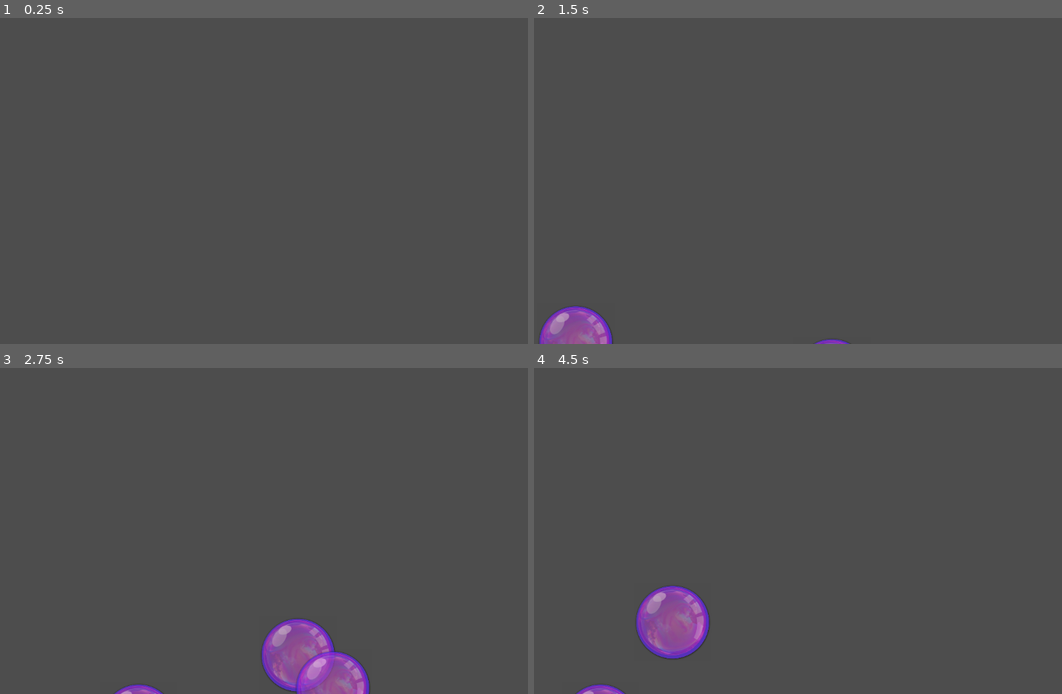
Above: before the commit, frames 1-4 (two rows, left to right).
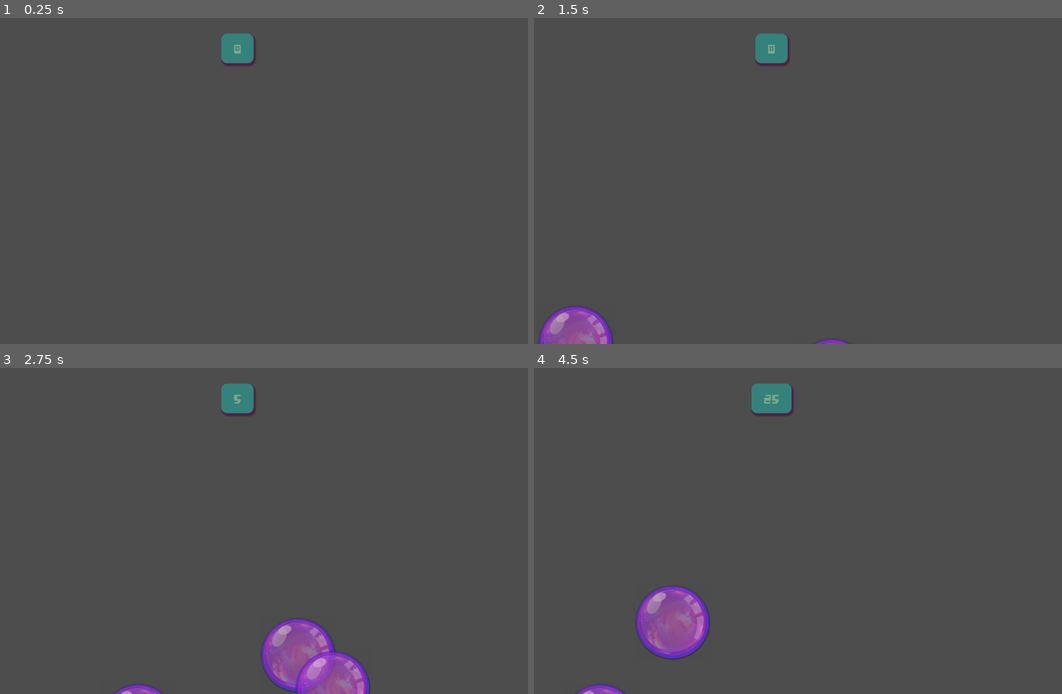
Above: after the commit, the same moments.

Repository: unblinky/bubble-pop
Game: Godot game, scene res://Main/Main.tscn
Two runs of this game, one before a commit and one after it. Both use one fixed random seed, a clock stepped at 60 frames per second and the inputs below.
Inputs (mouse positions are in pixels of both pictures, inside the frame that each line leads up to):
- Up to frame 1 (0.25 s): no input
- Up to frame 2 (1.5 s): tap Enter at 0.5 s; move the mouse to (898, 164) at 0.52 s; click (898, 164) at 0.67 s; move the mouse to (655, 197) at 1.27 s; click (655, 197) at 1.42 s
- Up to frame 3 (2.75 s): move the mouse to (42, 664) at 2.02 s; click (42, 664) at 2.17 s
- Up to frame 4 (4.5 s): move the mouse to (829, 654) at 2.77 s; click (829, 654) at 2.92 s; move the mouse to (866, 645) at 3.52 s; click (866, 645) at 3.67 s; move the mouse to (676, 667) at 4.27 s; click (676, 667) at 4.42 s

The runs differ from the first frame. In frame 1, 0.6% of the frame differs, in the area x 41-49%, y 4-15%; in frame 2, 0.6%; in frame 3, 0.6%; in frame 4, 0.8%, in the area x 41-50%, y 4-15%.

Commit message:
Added scoreboard.

Diff:
--- a/Code/Bubble/Bubble.gd
+++ b/Code/Bubble/Bubble.gd
@@ -3,6 +3,7 @@
 
 var main: Main
 var speed: float = -112 # px / sec.
+var point_value: int = 1
 
 func _ready() -> void:
 	input_event.connect(on_clicked)
@@ -21,6 +22,7 @@
 				print("Mouse down.")
 				main.sfx.play()
 				main.sfx.pitch_scale = randf_range(0.8, 1.2)
+				main.update_scoreboard(point_value)
 				queue_free()
 			else:
 				print("Mouse up.")
--- a/Code/Main/Main.gd
+++ b/Code/Main/Main.gd
@@ -4,15 +4,24 @@
 const BUBBLE = preload("res://Bubble/Bubble.tscn")
 @onready var timer: Timer = $Timer
 @onready var sfx: AudioStreamPlayer2D = $Sfx
+@onready var score_ui: Label = $Scoreboard/ScoreUI
+
+var score: int = 0 # Place to load save file.
 
 func _ready() -> void:
+	update_scoreboard(0)
 	timer.timeout.connect(on_timed_out)
 
 func spawn_bubble():
 	var bubble: Bubble = BUBBLE.instantiate()
 	bubble.position = Vector2(randi_range(0, get_viewport().size.x), get_viewport().size.y + 100)
 	bubble.main = self
+	bubble.point_value = 5
 	add_child(bubble)
 
 func on_timed_out():
 	spawn_bubble()
+
+func update_scoreboard(delta_score):
+	score += delta_score
+	score_ui.text = str(score)
--- a/Code/Main/Main.tscn
+++ b/Code/Main/Main.tscn
@@ -2,6 +2,26 @@
 
 [ext_resource type="Script" uid="uid://dsvtwfd3gubw8" path="res://Main/Main.gd" id="1_lxy7q"]
 [ext_resource type="AudioStream" uid="uid://balcbhw5gj1bf" path="res://Sfx/pop_03.wav" id="2_83ytx"]
+[ext_resource type="FontFile" uid="uid://dhes6cbhxkqev" path="res://Fonts/heav.ttf" id="3_amygn"]
+
+[sub_resource type="StyleBoxFlat" id="StyleBoxFlat_amygn"]
+content_margin_left = 24.0
+content_margin_top = 12.0
+content_margin_right = 24.0
+content_margin_bottom = 12.0
+bg_color = Color(0.20256597, 0.50787264, 0.48400062, 1)
+corner_radius_top_left = 12
+corner_radius_top_right = 12
+corner_radius_bottom_right = 12
+corner_radius_bottom_left = 12
+shadow_color = Color(0.31569058, 0.011879055, 0.23795673, 0.6)
+shadow_size = 4
+shadow_offset = Vector2(2.26, 3.735)
+
+[sub_resource type="LabelSettings" id="LabelSettings_ps1la"]
+font = ExtResource("3_amygn")
+font_size = 30
+font_color = Color(0.50116336, 0.6496666, 0.54031557, 1)
 
 [node name="Main" type="Node" unique_id=382151424]
 script = ExtResource("1_lxy7q")
@@ -12,3 +32,20 @@
 
 [node name="Sfx" type="AudioStreamPlayer2D" parent="." unique_id=1347200511]
 stream = ExtResource("2_83ytx")
+
+[node name="Scoreboard" type="PanelContainer" parent="." unique_id=1439068544]
+anchors_preset = 5
+anchor_left = 0.5
+anchor_right = 0.5
+offset_left = -24.5
+offset_top = 31.0
+offset_right = 24.5
+offset_bottom = 90.0
+grow_horizontal = 2
+theme_override_styles/panel = SubResource("StyleBoxFlat_amygn")
+
+[node name="ScoreUI" type="Label" parent="Scoreboard" unique_id=173965922]
+layout_mode = 2
+text = "1234567890"
+label_settings = SubResource("LabelSettings_ps1la")
+horizontal_alignment = 1
--- a/Code/project.godot
+++ b/Code/project.godot
@@ -19,6 +19,11 @@
 config/features=PackedStringArray("4.6")
 config/icon="res://Textures/icon.png"
 
+[editor]
+
+naming/scene_name_casing=1
+naming/script_name_casing=1
+
 [physics]
 
 common/enable_pause_aware_picking=true
